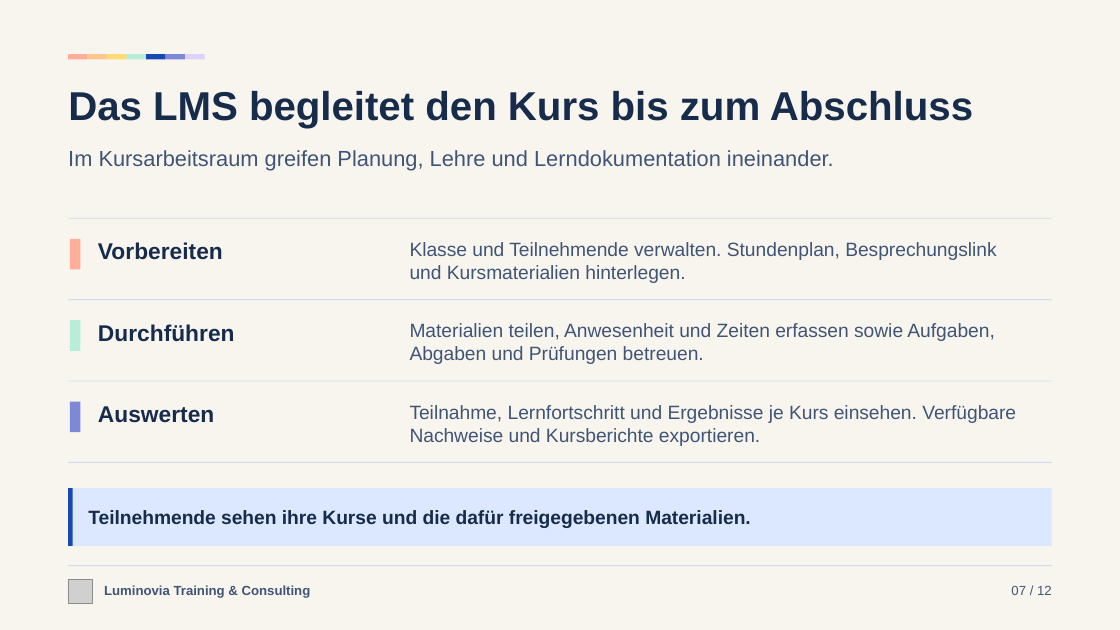
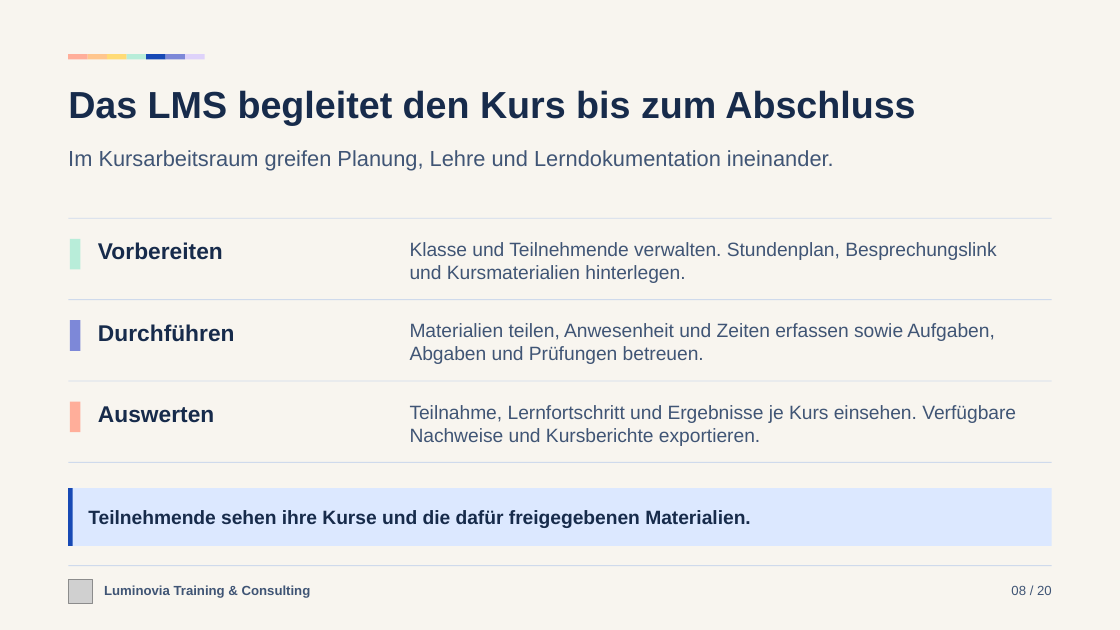
Before and after one commit to Luminovia-Training-Consulting/Luminovia-Management-Tool, a slide deck: slide 8 of docs/sales/luminovia-sales-deck-de.pptx (slide 7 before the commit). Drawn at 1120x630 pixels with LibreOffice and Linux fonts; fonts in the diff are those of the drawing; grey boxes stand for pictures. Boxes give left, top, right and bottom in pixels: in the first picture for what was removed or moved away, otherwise in the second. Text is boxed around its words. In the diff, an @@ line names an element or a change of style, - is before the commit and + after.

```diff
--- a/docs/sales/luminovia-sales-deck-de.pptx
+++ b/docs/sales/luminovia-sales-deck-de.pptx
@@ text "Das LMS begleitet den Kurs ..." at <box>68,90,915,125</box>: size 34.5 to 32.2 pt @@
@@ rectangle at <box>70,239,80,269</box>: fill #FFAE9A to #B8EDD9 @@
@@ rectangle at <box>70,320,80,350</box>: fill #B8EDD9 to #7D88D8 @@
@@ rectangle at <box>70,402,80,432</box>: fill #7D88D8 to #FFAE9A @@
@@ text at <box>1011,586,1052,595</box>: text changed @@
-07 / 12
+08 / 20
```
Also in this commit, not shown: 11 other slides changed, 8 slides added, 3 other files.
